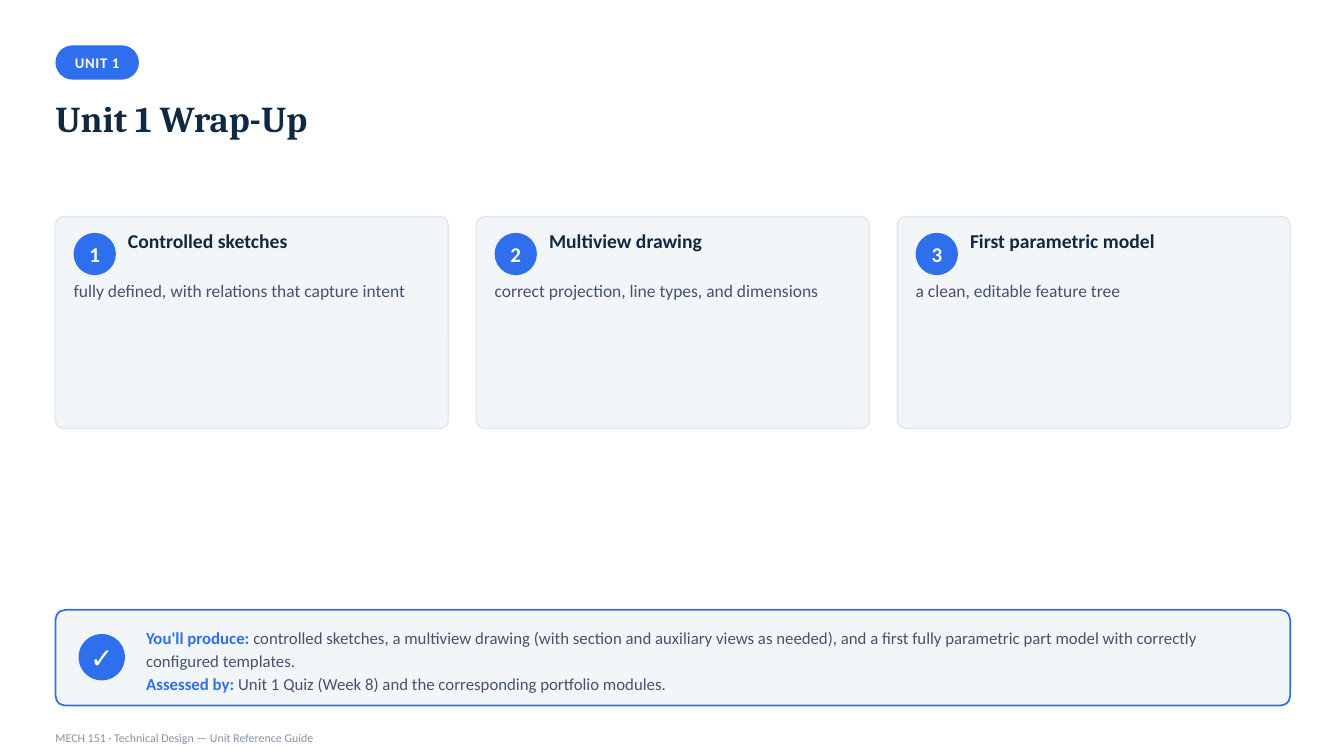
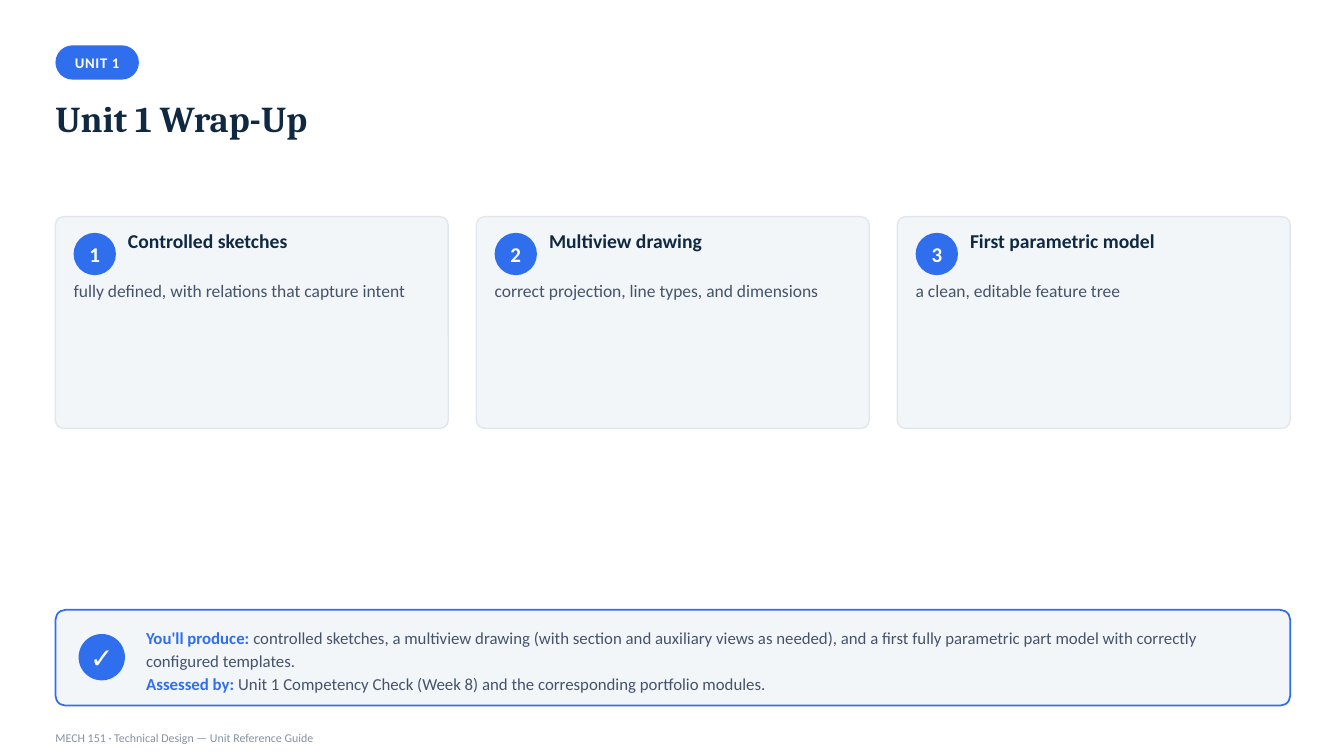
Before and after one commit to kainanis808/kainanis808.github.io, a slide deck: slide 29 of MECH151_techDesign/slideDeck/MECH151_Unit_Reference_Deck.pptx. Drawn at 1344x756 pixels with LibreOffice and Linux fonts; fonts in the diff are those of the drawing. Boxes give left, top, right and bottom in pixels: in the first picture for what was removed or moved away, otherwise in the second. Text is boxed around its words. In the diff, an @@ line names an element or a change of style, - is before the commit and + after.

```diff
--- a/MECH151_techDesign/slideDeck/MECH151_Unit_Reference_Deck.pptx
+++ b/MECH151_techDesign/slideDeck/MECH151_Unit_Reference_Deck.pptx
@@ text at (x1=146, y1=678, x2=765, y2=693): text changed @@
-Assessed by: Unit 1 Quiz (Week 8) and the corresponding portfolio modules.
+Assessed by: Unit 1 Competency Check (Week 8) and the corresponding portfolio modules.
```
Also in this commit, not shown: 8 other slides changed, 1 slide removed, 20 other files.
